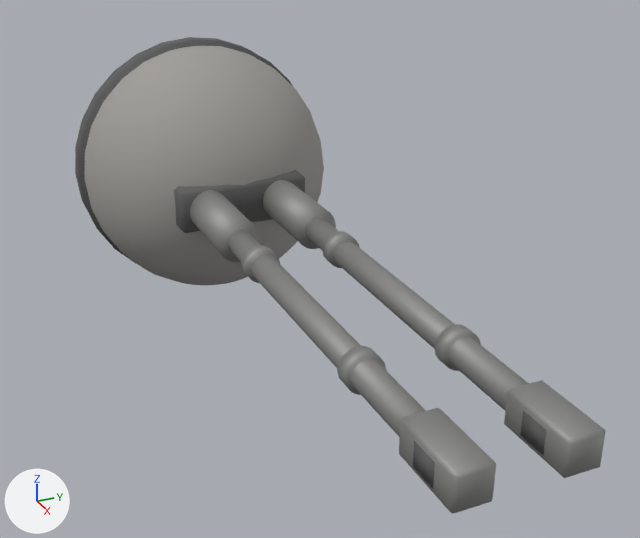
The glTF model game/models/turrets/turret_kit_tail_ball_t2.glb as it was, and as the next commit left it.
Camera for both pictures: a camera (50 mm lens) standing at (2.082, -0.619, 0.698) and looking at (0.582, 0.056, -0.053). The lights are fixed; the arrows at lower left show +X, +Y and +Z. The older version comes first. Where no turn or scale is listed for an object, it has been applied to the vertices. Vertices at exactly the same position are counted once.

Before the edit, the objects in view are built like this:
```python
me_sphere = bpy.data.meshes.new('Sphere')
me_sphere.from_pydata(...)  # 798 vertices, 1536 faces; spans x -0.3..1.36, y -0.31..0.31, z -0.31..0.31
# faces by material slot: [728, 176, 632]
me_sphere.materials.append(mat_turret_body)  # grey #a2a09b
me_sphere.materials.append(mat_turret_dark)  # dark grey #616161
me_sphere.materials.append(mat_turret_barrel)  # grey #959593
ob_turret_tail_ball_t2 = bpy.data.objects.new('turret_tail_ball_t2', me_sphere)
ob_turret_tail_ball_t2.location = (0.0, 0.0, 0.0)
```
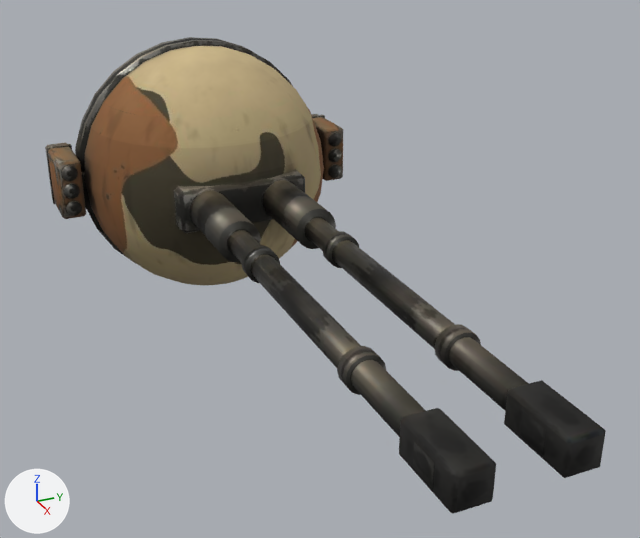
Boxes [x1, y1, x2, y2] around the edits, measured in the pictures (640 x 538 px; the box of a moved part takes in the faces that stretch with it):
'pods', added: after [45, 114, 343, 219]
part 1 of me_sphere, moved or reshaped: before [213, 185, 606, 514]; after [221, 209, 606, 514]
part 2 of me_sphere, recoloured (grey to beige): [85, 46, 324, 285] in both
part 3 of me_sphere, recoloured: [75, 37, 305, 263] in both
part 4 of me_sphere, recoloured (darker): before [190, 180, 567, 478]; after [190, 180, 546, 454]

The edits, one by one:
Picture 'turret_paint_orm' (img_turret_paint_orm) is new.
Picture 'turret_paint_normal' (img_turret_paint_normal) is new.
Picture 'turret_paint_albedo' (img_turret_paint_albedo) is new.
Picture 'turret_paint_pods_normal' (img_turret_paint_pods_normal) is new.
Picture 'turret_paint_pods_orm' (img_turret_paint_pods_orm) is new.
Picture 'turret_paint_pods_albedo' (img_turret_paint_pods_albedo) is new.
Material 'turret_paint' (mat_turret_paint) is new.
Uses the picture img_turret_paint_albedo.
Uses the picture img_turret_paint_normal.
Uses the picture img_turret_paint_orm.
Material 'turret_paint_pods' (mat_turret_paint_pods) is new.
Uses the picture img_turret_paint_pods_albedo.
Uses the picture img_turret_paint_pods_normal.
Uses the picture img_turret_paint_pods_orm.
me_sphere has 798 vertices, 1536 faces and spans x -0.3..1.36, y -0.31..0.31, z -0.31..0.31.
me_sphere is used by ob_turret_tail_ball_t2; location (0.0, 0.0, 0.0).
me_sphere part 1: 352 of 798 vertices moved; they spanned x 0.26..1.36, y -0.13..0.13, z -0.05..0.05 and now span x 0.26..1.36, y -0.13..0.13, z -0.05..0.05; mean shift (0.0, 0.0, 0.0); largest move (1.36, 0.11, 0.03) -> (0.26, -0.05, -0.03).
me_sphere part 2: 728 faces spanning x -0.3..0.3, y -0.3..0.3, z -0.3..0.3 switch from mat_turret_body (grey #a2a09b) to mat_turret_paint.
me_sphere part 3: 158 faces spanning x -0.08..0.5, y -0.31..0.31, z -0.31..0.31 switch from mat_turret_dark (dark grey #616161) to mat_turret_paint.
me_sphere part 4: 384 faces spanning x 0.26..1.31, y -0.13..0.13, z -0.05..0.05 switch from mat_turret_barrel (grey #959593) to mat_turret_paint.
Mesh me_cube_005 is new.
It has 376 vertices, 680 faces and spans x -0.124..0.048, y -0.37..0.37, z -0.072..0.072.
It uses material mat_turret_paint_pods.
Object 'pods' (ob_pods) is new; it shows me_cube_005.
Its location is (0.0, 0.0, 0.0).
